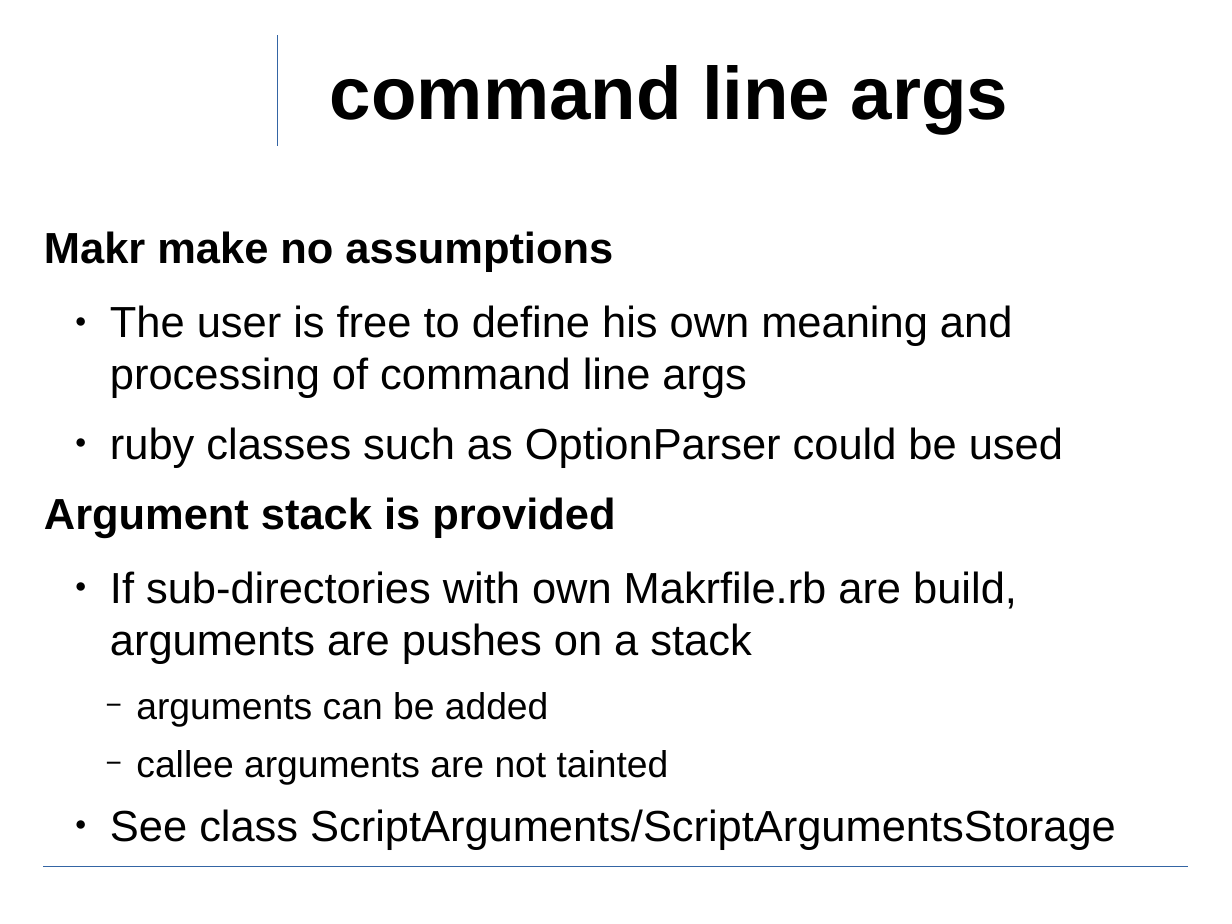
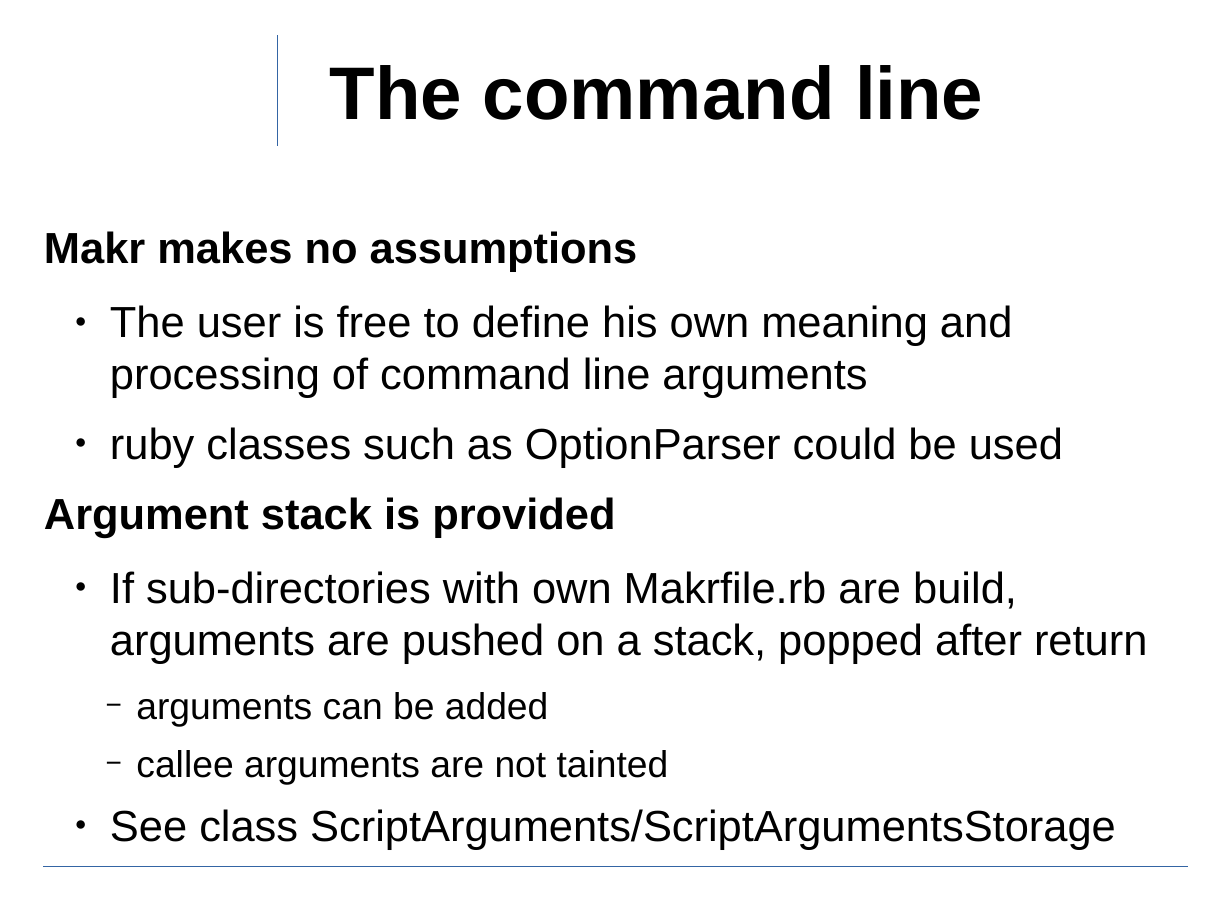
Before and after one commit to ewuenf/Makr, a slide deck: slide 21 of doc/concepts/Makr_Concepts.01.odp (slide 20 before the commit). Drawn at 1232x924 pixels with LibreOffice and Linux fonts; fonts in the diff are those of the drawing; background and template pictures are left out. Boxes give left, top, right and bottom in pixels: in the first picture for what was removed or moved away, otherwise in the second. Text is boxed around its words. In the diff, an @@ line names an element or a change of style, - is before the commit and + after.

```diff
--- a/doc/concepts/Makr_Concepts.01.odp
+++ b/doc/concepts/Makr_Concepts.01.odp
@@ title at (x1=330, y1=65, x2=983, y2=120): text changed @@
-command line args
+The command line
@@ text at (x1=44, y1=231, x2=1013, y2=398): text changed @@
-Makr make no assumptions
-  ● The user is free to define his own meaning and processing of command line args
+Makr makes no assumptions
+  ● The user is free to define his own meaning and processing of command line arguments
@@ text at (x1=110, y1=571, x2=1147, y2=664): text changed @@
-  ● If sub-directories with own Makrfile.rb are build, arguments are pushes on a stack
+  ● If sub-directories with own Makrfile.rb are build, arguments are pushed on a stack, popped after return
```
Also in this commit, not shown: 6 other slides changed, 1 slide added, 1 other file.
